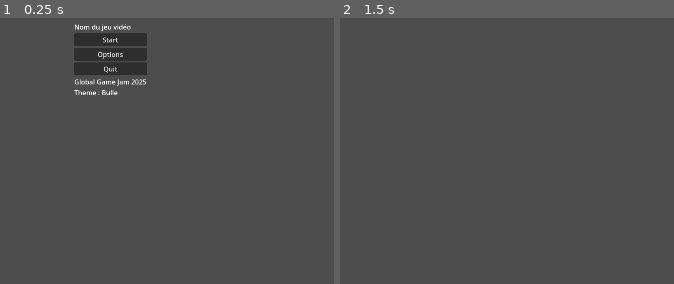
Above: before the commit, frames 1-2 (left to right).
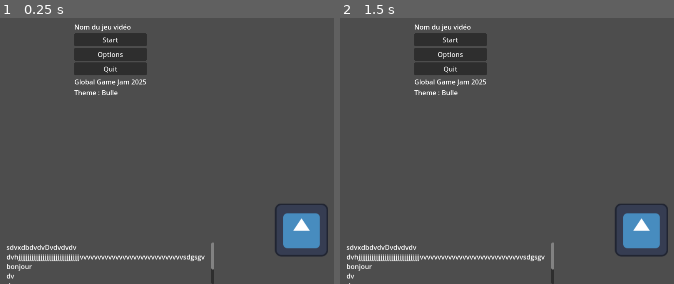
Above: after the commit, the same moments.

Repository: EnzoButtiero/enquete_a_bubulland
Game: Godot game, scene res://scenes/levels/main.tscn
Same seed, same stepped clock (60 frames per second), same inputs: the game is played once before the commit and once after it. The engine's default icon, where the game draws it, is replaced by a stand-in: a white triangle on a blue panel in a dark square.
Inputs (mouse positions are in pixels of both pictures, inside the frame that each line leads up to):
- Up to frame 1 (0.25 s): no input
- Up to frame 2 (1.5 s): click "Start" at 0.5 s; click (450, 39) at 1.25 s, where only the run after the commit has a clickable "Start"

The runs differ from the first frame. In frame 1, 3.2% of the frame differs, in the area x 2-99%, y 69-100%; in frame 2, 6.8%, in the area x 2-99%, y 2-100%.

Commit message:
Update ui.tscn

Diff:
--- a/scenes/prefabs/ui.tscn
+++ b/scenes/prefabs/ui.tscn
@@ -1,11 +1,13 @@
-[gd_scene load_steps=2 format=3 uid="uid://k3cfh7cxkdx2"]
+[gd_scene load_steps=3 format=3 uid="uid://k3cfh7cxkdx2"]
 
 [ext_resource type="Script" path="res://scripts/ui.gd" id="1_71w1u"]
+[ext_resource type="Texture2D" uid="uid://b6oce3cchrdoh" path="res://icon.svg" id="2_8d3g7"]
 
 [node name="UI" type="CanvasLayer"]
 script = ExtResource("1_71w1u")
 
 [node name="MainMenu" type="Control" parent="."]
+visible = false
 layout_mode = 3
 anchors_preset = 15
 anchor_right = 1.0
@@ -50,6 +52,7 @@
 "
 
 [node name="OptionsMenu" type="Control" parent="."]
+visible = false
 layout_mode = 3
 anchors_preset = 15
 anchor_right = 1.0
@@ -80,6 +83,7 @@
 text = "Back"
 
 [node name="PauseMenu" type="Control" parent="."]
+visible = false
 layout_mode = 3
 anchors_preset = 15
 anchor_right = 1.0
@@ -117,6 +121,38 @@
 layout_mode = 2
 text = "Quit"
 
+[node name="TextBox" type="Control" parent="."]
+layout_mode = 3
+anchors_preset = 15
+anchor_right = 1.0
+anchor_bottom = 1.0
+grow_horizontal = 2
+grow_vertical = 2
+
+[node name="Sprite2D" type="Sprite2D" parent="TextBox"]
+position = Vector2(1419, 950)
+texture = ExtResource("2_8d3g7")
+
+[node name="RichTextLabel" type="RichTextLabel" parent="TextBox"]
+layout_mode = 1
+anchors_preset = 7
+anchor_left = 0.5
+anchor_top = 1.0
+anchor_right = 0.5
+anchor_bottom = 1.0
+offset_left = -250.0
+offset_top = -100.0
+offset_right = 250.0
+grow_horizontal = 2
+grow_vertical = 0
+text = "sdvxdbdvdvDvdvdvdv
+dvhjjjjjjjjjjjjjjjjjjjjjjjjjjjjjjjjjvvvvvvvvvvvvvvvvvvvvvvvvvvvvvsdgsgv bonjour
+dv
+dv
+dv
+dv
+"
+
 [connection signal="pressed" from="MainMenu/VBoxContainer/Start" to="." method="_on_start_pressed"]
 [connection signal="pressed" from="MainMenu/VBoxContainer/MainOptions" to="." method="_on_main_options_pressed"]
 [connection signal="pressed" from="MainMenu/VBoxContainer/Quit" to="." method="_on_quit_pressed"]
